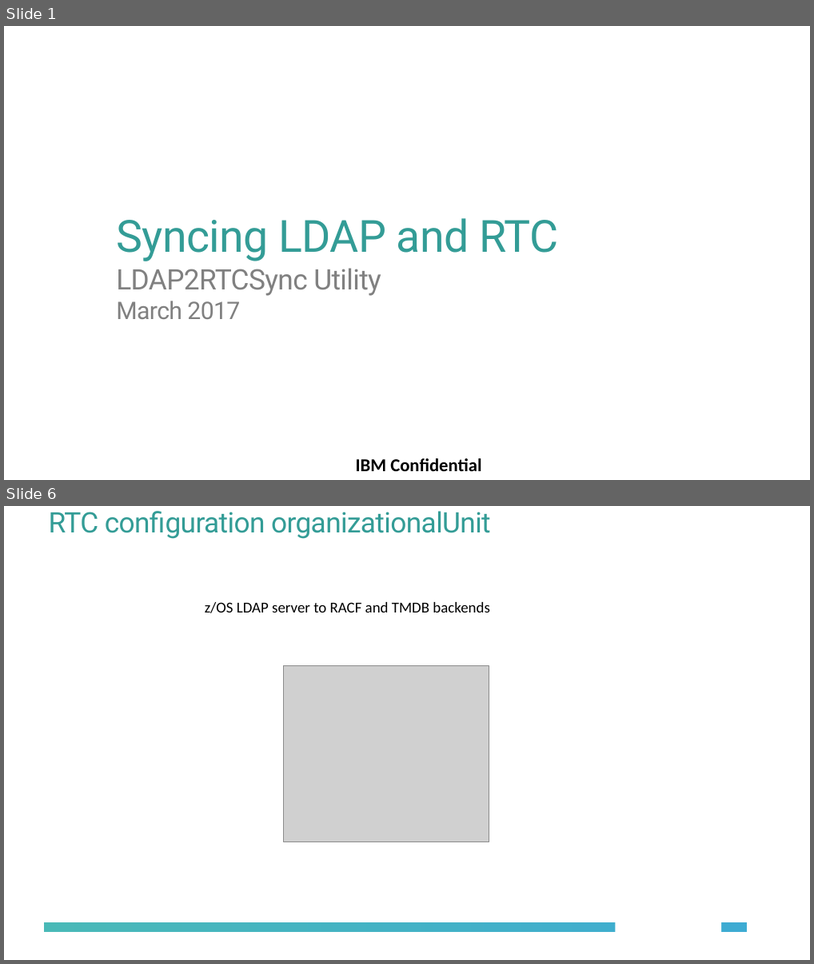
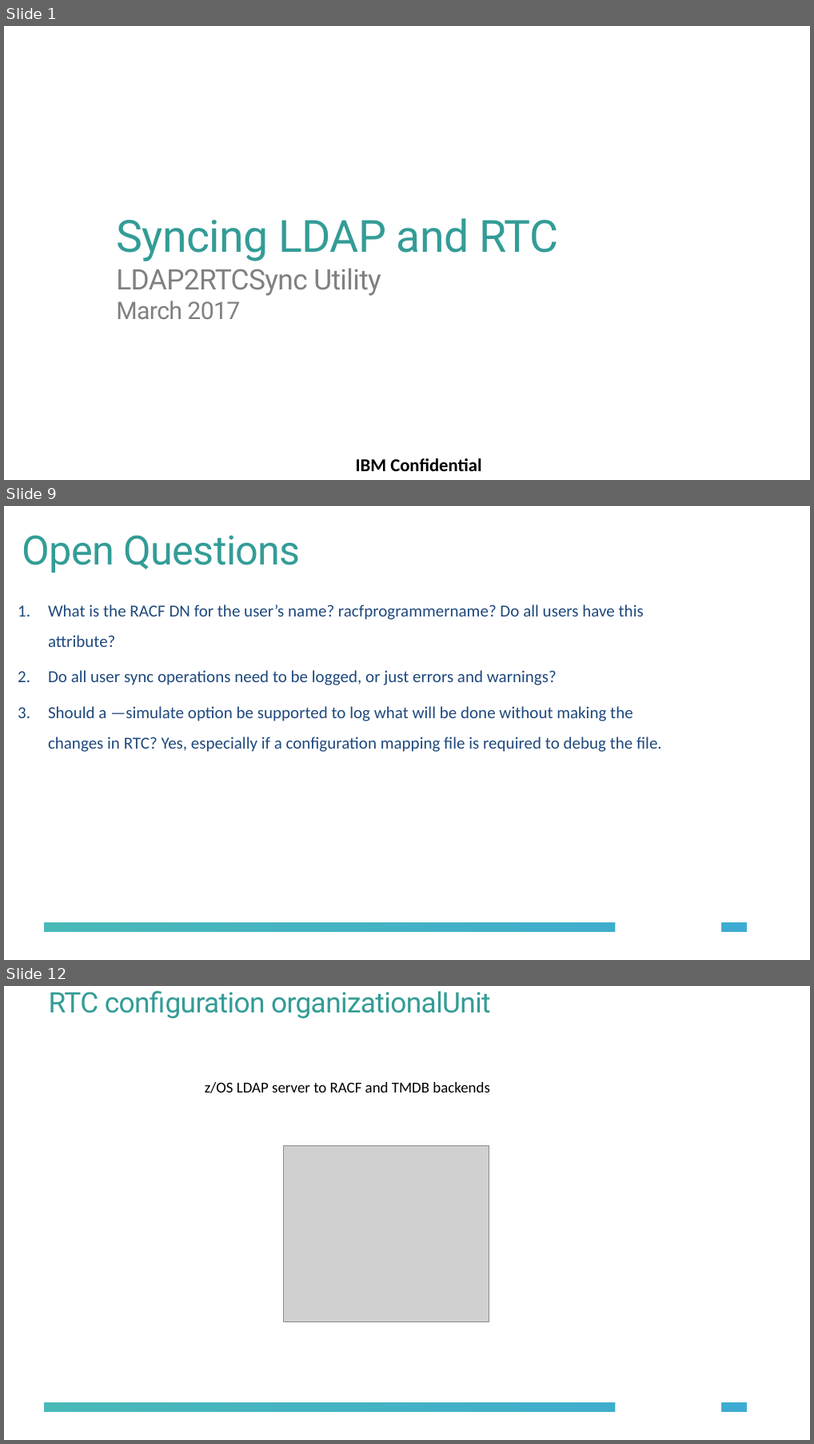
Before and after one commit to jamsden/CE4IoTConnector, a slide deck: LDAP-RTC-Sync/docs/LDAP-RTCSync.pptx. Shown one above the other, each under a label of ours: slides 1 and 6 before the commit, slides 1, 9 and 12 after it; the slides between them are not shown. The pictures are 814x964 and 814x1444 pixels, drawn with LibreOffice and Linux fonts; fonts in the diff are those of the drawing; grey boxes stand for pictures; background and template pictures are left out. Boxes give left, top, right and bottom in pixels: in the first picture for what was removed or moved away, otherwise in the second. Text is boxed around its words. In the diff, an @@ line names an element or a change of style, - is before the commit and + after.

Commit message:
Updated to require use of repotools_syncUsers
This deals with the server users and repository permissions. Still
having trouble getting a mutable working copy that can be saved.

```diff
--- a/LDAP-RTC-Sync/docs/LDAP-RTCSync.pptx
+++ b/LDAP-RTC-Sync/docs/LDAP-RTCSync.pptx
@@ slide 9 added at (x1=4, y1=506, x2=810, y2=960), background #FFFFFF; not listed: 2 template elements that a slide beside it also shows @@
@@ title added at (x1=22, y1=535, x2=301, y2=573), 48 pt, text #339C96 @@
+Open Questions
@@ text added at (x1=48, y1=604, x2=662, y2=752), 20 pt, text #1F497D @@
+1. What is the RACF DN for the user’s name? racfprogrammername? Do all users have this attribute?
+2. Do all user sync operations need to be logged, or just errors and warnings?
+3. Should a —simulate option be supported to log what will be done without making the changes in RTC? Yes, especially if a configuration mapping file is required to debug the file.
@@ what was slide 6 is now slide 12 @@
```
Also in this commit, not shown: 10 slides changed, 3 other slides added, 9 other files.
